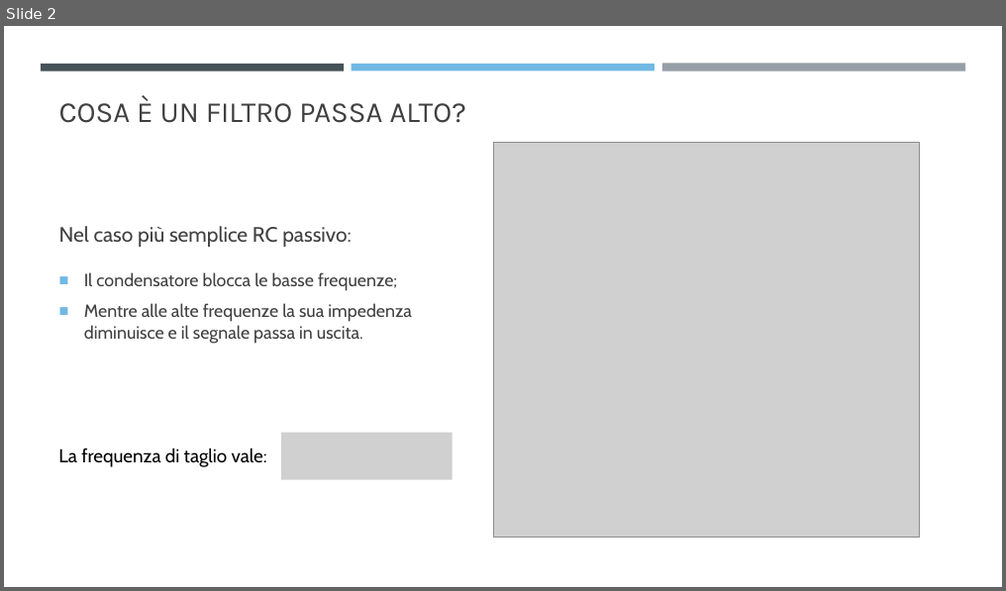
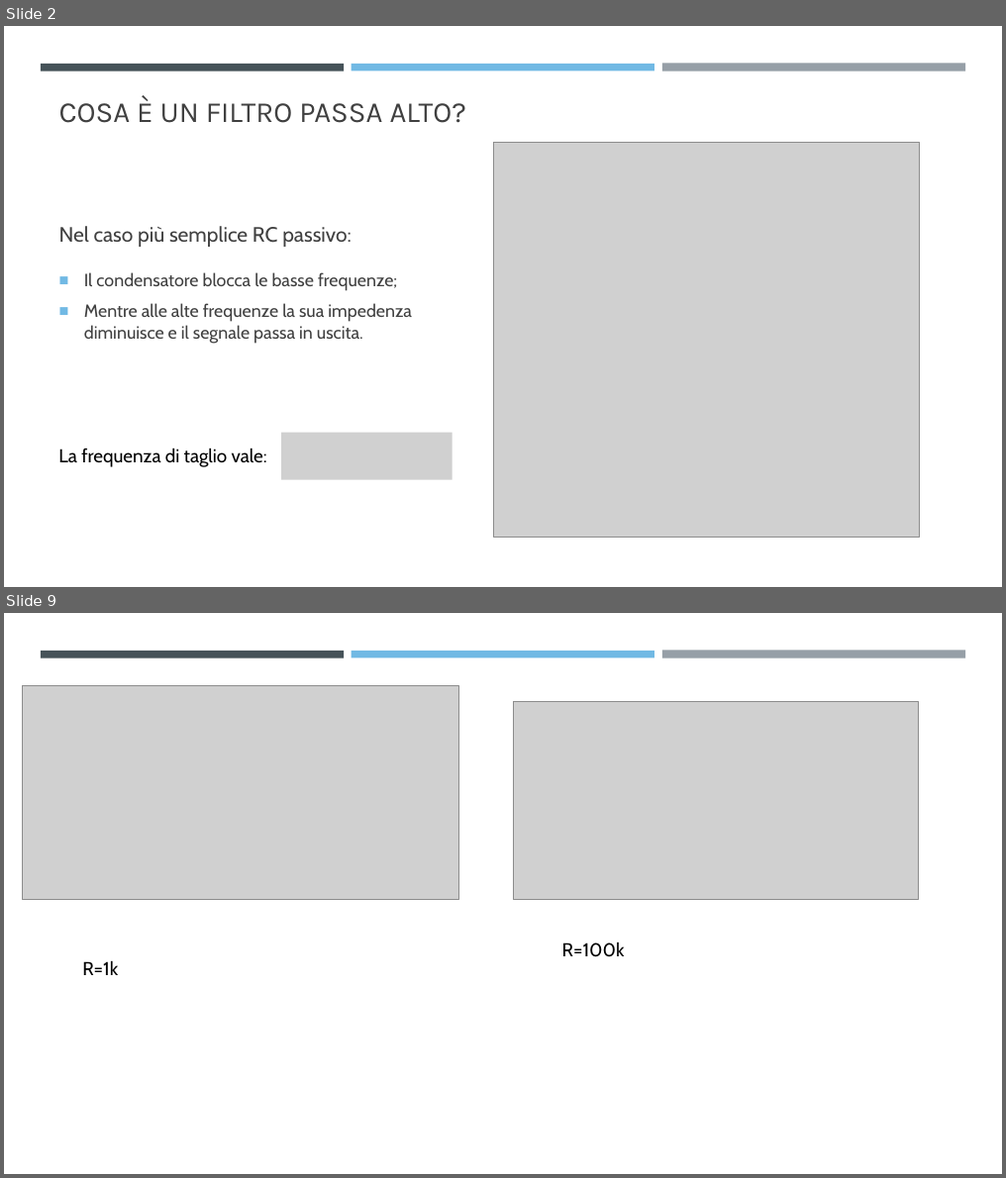
Before and after one commit to RiccardoSC2050/Progetto-sistemi-elettronici, a slide deck: presentazione/Studio filtro passa alto (HP).pptx. Shown one above the other, each under a label of ours: slide 2 before the commit, slides 2 and 9 after it; the slides between them are not shown. The pictures are 1006x591 and 1006x1178 pixels, drawn with LibreOffice and Linux fonts; fonts in the diff are those of the drawing; grey boxes stand for pictures. Boxes give left, top, right and bottom in pixels: in the first picture for what was removed or moved away, otherwise in the second. Text is boxed around its words. In the diff, an @@ line names an element or a change of style, - is before the commit and + after.

```diff
--- a/presentazione/Studio filtro passa alto (HP).pptx
+++ b/presentazione/Studio filtro passa alto (HP).pptx
@@ slide 9 added at (4, 613, 1002, 1174), background #FFFFFF; not listed: 3 template elements that a slide beside it also shows @@
@@ picture added at (22, 685, 459, 900) @@
@@ picture added at (514, 701, 918, 900) @@
@@ text added at (82, 960, 118, 975), 18 pt, text #000000 @@
+R=1k
@@ text added at (562, 943, 625, 958), 18 pt, text #000000 @@
+R=100k
```
Also in this commit, not shown: 1 slide changed, 6 other slides added, 8 other files.
